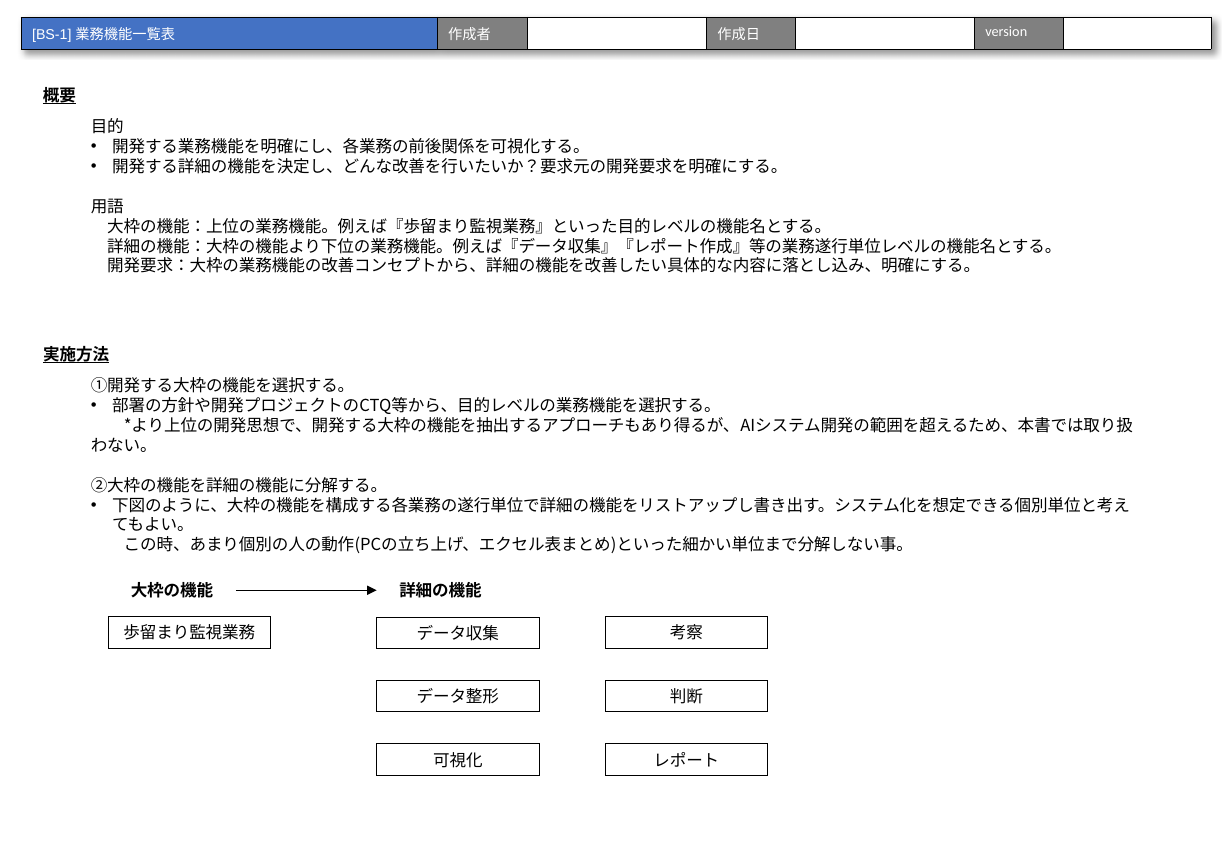
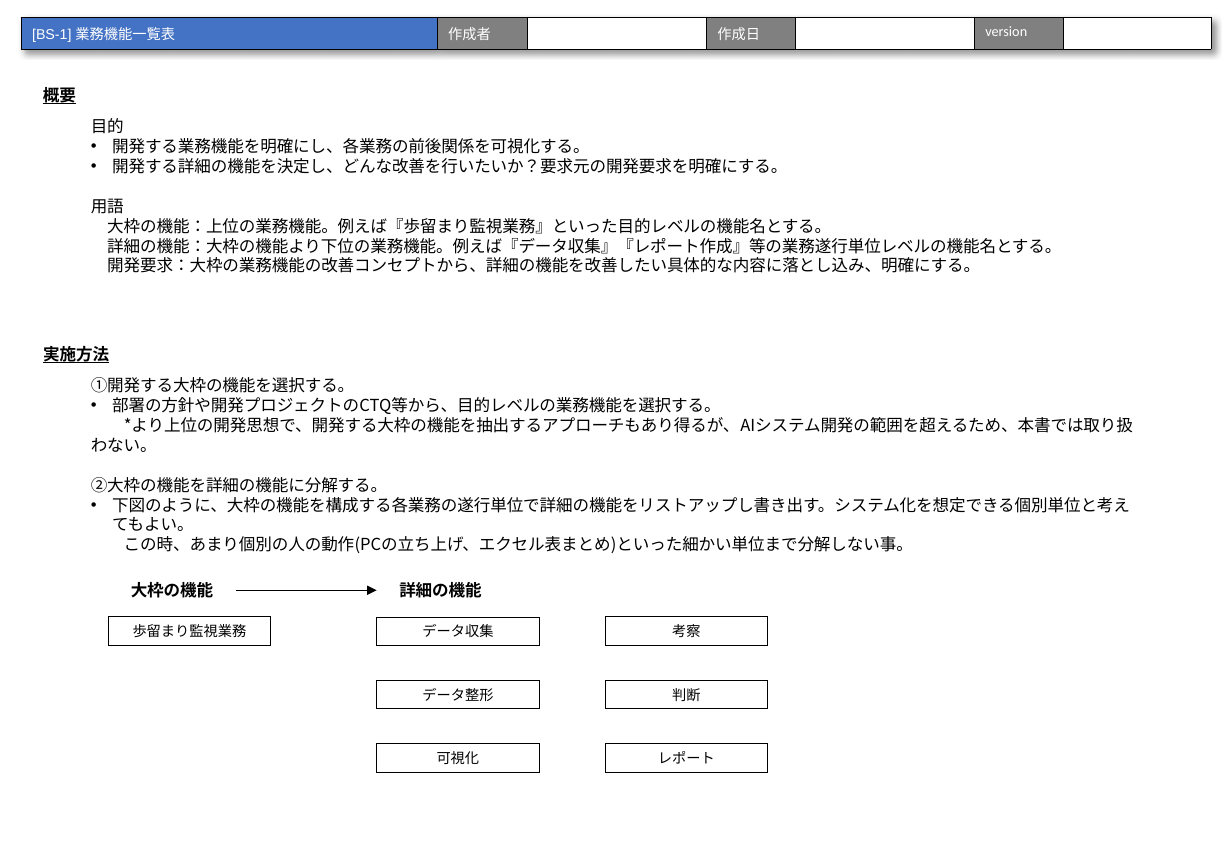
Before and after one commit to urayukitaka/Dev_process_paper, a slide deck: slide 5 of AI_sysytem_dev_process_study.pptx. Drawn at 1232x853 pixels with LibreOffice and Linux fonts; fonts in the diff are those of the drawing. Boxes give left, top, right and bottom in pixels: in the first picture for what was removed or moved away, otherwise in the second. Text is boxed around its words. In the diff, an @@ line names an element or a change of style, - is before the commit and + after.

```diff
--- a/AI_sysytem_dev_process_study.pptx
+++ b/AI_sysytem_dev_process_study.pptx
@@ rectangle "データ収集" resized from (x1=377, y1=618, x2=539, y2=650) to (x1=377, y1=618, x2=539, y2=646) @@
@@ rectangle "可視化" resized from (x1=377, y1=744, x2=539, y2=776) to (x1=377, y1=744, x2=539, y2=772) @@
@@ size 10.5 to 9 pt in 7 elements at (x1=108, y1=617, x2=271, y2=645), (x1=377, y1=618, x2=539, y2=646), (x1=377, y1=680, x2=539, y2=709), (x1=377, y1=744, x2=539, y2=772), (x1=605, y1=617, x2=768, y2=645), (x1=605, y1=680, x2=768, y2=709), (x1=605, y1=744, x2=768, y2=772) @@
@@ rectangle "レポート" resized from (x1=605, y1=744, x2=768, y2=776) to (x1=605, y1=744, x2=768, y2=772) @@
```
Also in this commit, not shown: 5 other slides changed.
